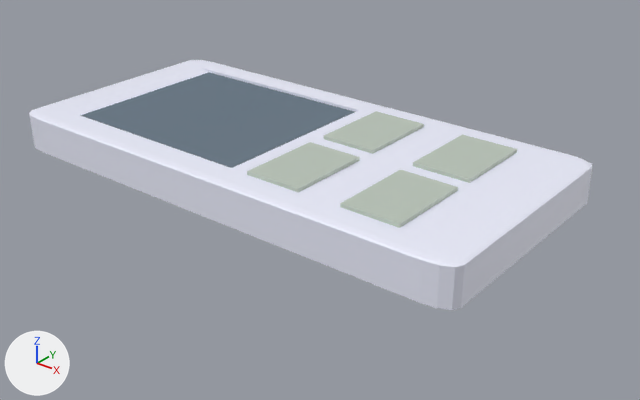
Before and after pictures for a commit that changed the Blender file Blender/Rimocon/Rimocon.blend.
One viewpoint serves both versions: a camera (50 mm lens) standing at (3.28, -3.81, 2.12) and looking at (0.22, 0.0, -0.25). Lighting does not change. The marker at lower left points along +X, +Y and +Z.

The first picture shows '立方体', '立方体.001', '立方体.002', '立方体.003', '立方体.004'.
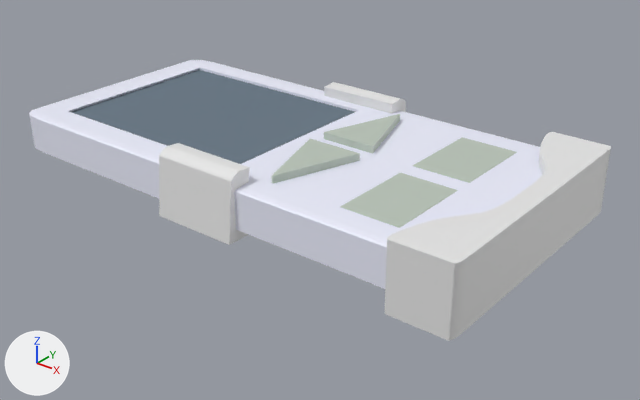
What differs and where, as boxes [x1, y1, x2, y2] in the pictures (640 x 400 px; the box of a moved part takes in the faces that stretch with it):
'立方体', reshaped
    before: [29, 60, 592, 310]
    after: [29, 60, 542, 289]
'立方体.006', added
    after: [384, 132, 611, 341]
'立方体.005', added
    after: [159, 82, 406, 245]
'立方体.001', moved
    before: [340, 170, 458, 228]
    after: [340, 173, 458, 228]
'立方体.002', reshaped, moved (21% narrower, 10% shorter)
    before: [247, 142, 360, 192]
    after: [271, 139, 360, 184]
'立方体.004', moved
    before: [413, 135, 517, 183]
    after: [413, 137, 517, 183]
'立方体.003', reshaped, moved (24% narrower, 9% shorter)
    before: [324, 111, 424, 154]
    after: [324, 114, 400, 153]
part 1 of me_立方体, moved or reshaped
    before: [69, 68, 359, 168]
    after: [69, 68, 359, 164]
part 3 of me_立方体_004, moved or reshaped
    before: [324, 111, 424, 153]
    after: [325, 114, 400, 153]

Diff of the bpy script that builds the scene:
```diff
--- a/Blender/Rimocon/Rimocon.blend.py
+++ b/Blender/Rimocon/Rimocon.blend.py
@@ me_立方体 @@
 me_立方体.from_pydata(...)  # 108 vertices, 110 faces; spans x -1.0..1.0, y -1.0..1.0, z -1.0..1.0
 # used by ob_立方体; location = (0.0, 0.0, 0.0); scale = (1.62, 0.785, 0.127)
-me_立方体.vertices[104].co = (-0.8, 0.76, 0.86)  # pixel (208, 72)
-me_立方体.vertices[105].co = (-0.8, -0.76, 0.86)
+# me_立方体 part 1
+me_立方体.vertices[104].co = (-0.87, 0.76, 0.86)  # pixel (199, 69)
+me_立方体.vertices[105].co = (-0.87, -0.76, 0.86)
 me_立方体.materials.append(mat_マテリアル)
@@ me_立方体_003 @@
 me_立方体_003.from_pydata(...)  # 8 vertices, 6 faces; spans x -1.0..1.0, y -1.0..1.0, z -1.0..1.0
 # used by ob_立方体_002; location = (0.385, -0.335, 0.083); scale = (0.181, -0.27, -0.065)
-me_立方体_003.vertices[2].co = (-1.0, 1.0, -1.0)  # pixel (247, 171)
-me_立方体_003.vertices[3].co = (-1.0, 1.0, 1.0)
-me_立方体_003.vertices[6].co = (1.0, 1.0, -1.0)  # pixel (298, 188)
-me_立方体_003.vertices[7].co = (1.0, 1.0, 1.0)
+# me_立方体_003 part 2
+me_立方体_003.vertices[2].co = (-0.02, 1.0, -1.0)  # pixel (271, 175)
+me_立方体_003.vertices[3].co = (-0.02, 1.0, 1.0)
+me_立方体_003.vertices[6].co = (0.02, 1.0, -1.0)  # pixel (272, 176)
+me_立方体_003.vertices[7].co = (0.02, 1.0, 1.0)
 me_立方体_003.materials.append(mat_ボタン)
@@ me_立方体_004 @@
 me_立方体_004.from_pydata(...)  # 8 vertices, 6 faces; spans x -1.0..1.0, y -1.0..1.0, z -1.0..1.0
 # used by ob_立方体_003; location = (0.385, 0.333, 0.083); scale = (0.181, -0.27, -0.065)
-me_立方体_004.vertices[2].co = (-1.0, 1.0, -1.0)  # pixel (323, 135)
-me_立方体_004.vertices[3].co = (-1.0, 1.0, 1.0)
-me_立方体_004.vertices[6].co = (1.0, 1.0, -1.0)  # pixel (372, 150)
-me_立方体_004.vertices[7].co = (1.0, 1.0, 1.0)
+# me_立方体_004 part 3
+me_立方体_004.vertices[2].co = (-0.02, 1.0, -1.0)  # pixel (400, 114)
+me_立方体_004.vertices[3].co = (-0.02, 1.0, 1.0)
+me_立方体_004.vertices[6].co = (0.02, 1.0, -1.0)  # pixel (399, 113)
+me_立方体_004.vertices[7].co = (0.02, 1.0, 1.0)
 me_立方体_004.materials.append(mat_ボタン)
@@ me_立方体_007 @@
+me_立方体_007.from_pydata(...)  # 132 vertices, 122 faces; spans x -0.181..0.2, y -0.2..0.2, z -0.2..0.2
@@ me_立方体_006 @@
+me_立方体_006.from_pydata(...)  # 76 vertices, 70 faces; spans x -0.2..0.2, y -0.179..0.175, z -0.2..0.236
@@ ob_立方体_001 @@
 ob_立方体_001 = bpy.data.objects.new('立方体.001', me_立方体_001)
-ob_立方体_001.location = (1.023, -0.335, 0.083)
+ob_立方体_001.location = (1.023, -0.335, 0.065)
 ob_立方体_001.scale = (0.181, -0.27, -0.065)
@@ ob_立方体_002 @@
 ob_立方体_002 = bpy.data.objects.new('立方体.002', me_立方体_003)
-ob_立方体_002.location = (0.385, -0.335, 0.083)
+ob_立方体_002.location = (0.385, -0.335, 0.105)
 ob_立方体_002.scale = (0.181, -0.27, -0.065)
@@ ob_立方体_003 @@
 ob_立方体_003 = bpy.data.objects.new('立方体.003', me_立方体_004)
-ob_立方体_003.location = (0.385, 0.333, 0.083)
+ob_立方体_003.location = (0.385, 0.335, 0.105)
 ob_立方体_003.scale = (0.181, -0.27, -0.065)
@@ ob_立方体_004 @@
 ob_立方体_004 = bpy.data.objects.new('立方体.004', me_立方体_005)
-ob_立方体_004.location = (1.023, 0.328, 0.083)
+ob_立方体_004.location = (1.023, 0.328, 0.065)
 ob_立方体_004.scale = (0.181, -0.27, -0.065)
@@ ob_立方体_006 @@
+ob_立方体_006 = bpy.data.objects.new('立方体.006', me_立方体_007)
+ob_立方体_006.location = (1.468, 0.0, 0.0)
+ob_立方体_006.scale = (1.0, -4.26, 1.0)
@@ ob_立方体_005 @@
+ob_立方体_005 = bpy.data.objects.new('立方体.005', me_立方体_006)
+ob_立方体_005.location = (0.0, 0.0, 0.0)
+ob_立方体_005.scale = (1.38, -4.82, 0.919)
```
